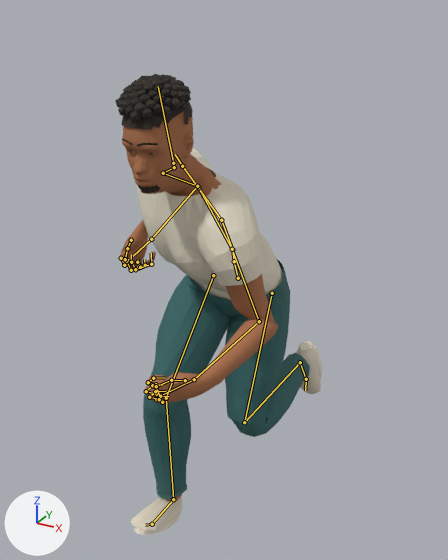
A saved change to the Blender file assets-src/reference-character/reference_character.blend.
One viewpoint serves both versions: a 50 mm lens placed at (0.872, -1.702, 1.774), pointed at (-0.022, -0.076, 0.961). Lighting does not change. The marker at lower left points along +X, +Y and +Z. The picture after the commit comes second. Both versions are drawn at frame 21 of the action 'Run'; the numbers are the values there. The bones that bend it are drawn over the model as lines.

In view in the first picture: 'Reference_Character'.
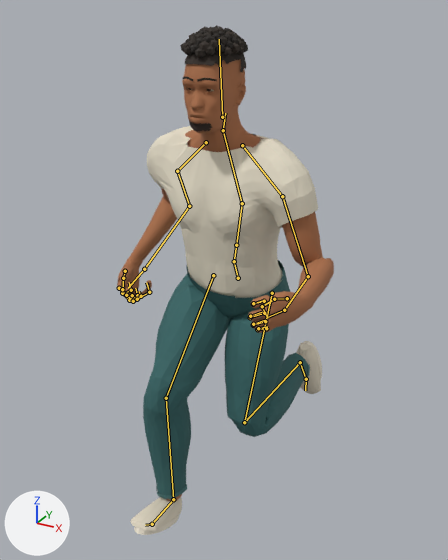
Pixel boxes (x1, y1, x2, y2) of what changed, in the pictures (448 x 560 px):
'Reference_Character', posed (11% taller)
    before: (115, 74, 322, 535)
    after: (117, 25, 334, 535)
bone 'mixamorig:Spine', root to tip
    before: (234, 261) to (232, 249)
    after: (234, 261) to (236, 245)
bone 'mixamorig:Spine1', root to tip
    before: (232, 249) to (221, 220)
    after: (236, 245) to (242, 203)
bone 'mixamorig:Spine2', root to tip
    before: (221, 220) to (182, 166)
    after: (242, 203) to (223, 130)
bone 'mixamorig:LeftShoulder', root to tip
    before: (198, 187) to (232, 249)
    after: (242, 145) to (282, 196)
bone 'mixamorig:LeftArm', root to tip
    before: (232, 249) to (259, 321)
    after: (282, 196) to (308, 276)
bone 'mixamorig:Neck', root to tip
    before: (182, 166) to (175, 154)
    after: (223, 130) to (225, 113)
bone 'mixamorig:Head', root to tip
    before: (173, 163) to (158, 86)
    after: (222, 117) to (219, 39)

What the commit changed:
Bone 'mixamorig:Spine' (bone_mixamorig_spine) turns from (22, 0, -1) to (-17, -1, 4) degrees about its own x, y and z.
Bone 'mixamorig:Spine1' (bone_mixamorig_spine1) turns from (9, -8, 6) to (3, -3, 0) degrees about its own x, y and z.
Bone 'mixamorig:Spine2' (bone_mixamorig_spine2) turns from (-25, -22, 10) to (3, -6, 0) degrees about its own x, y and z.
Bone 'mixamorig:LeftShoulder' (bone_mixamorig_leftshoulder) turns from (1, 1, 1) to (0, 0, 0) degrees about its own x, y and z.
Bone 'mixamorig:LeftArm' (bone_mixamorig_leftarm) turns from (17, 22, -5) to (18, 23, -5) degrees about its own x, y and z.
Bone 'mixamorig:Neck' (bone_mixamorig_neck) turns from (31, 14, 8) to (-8, 6, 2) degrees about its own x, y and z.
Bone 'mixamorig:Head' (bone_mixamorig_head) turns from (-45, 13, -10) to (-2, 2, 0) degrees about its own x, y and z.
